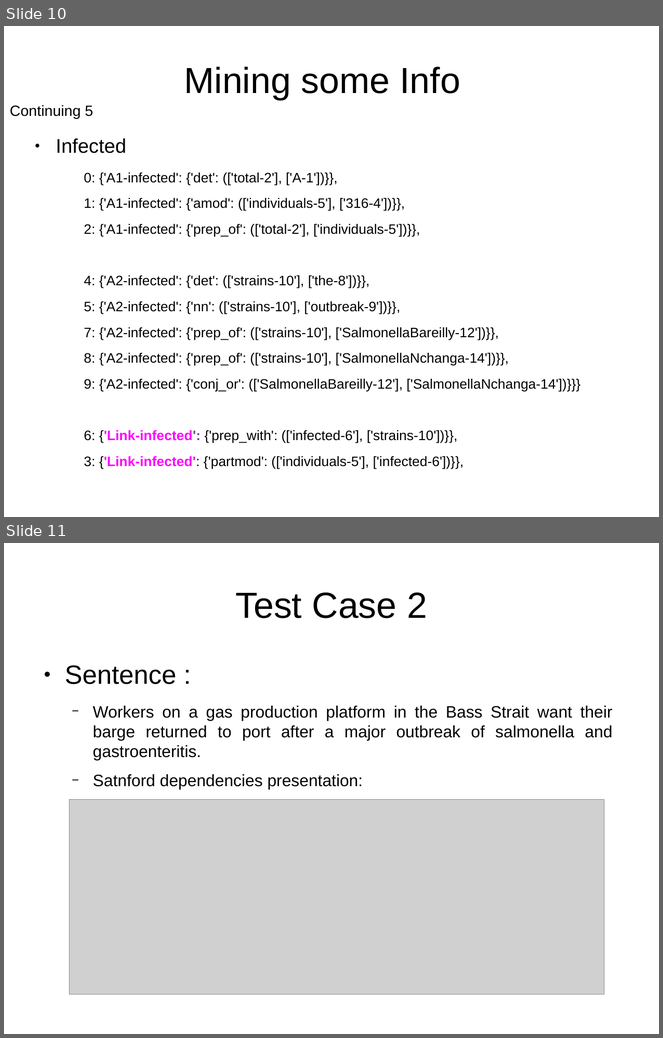
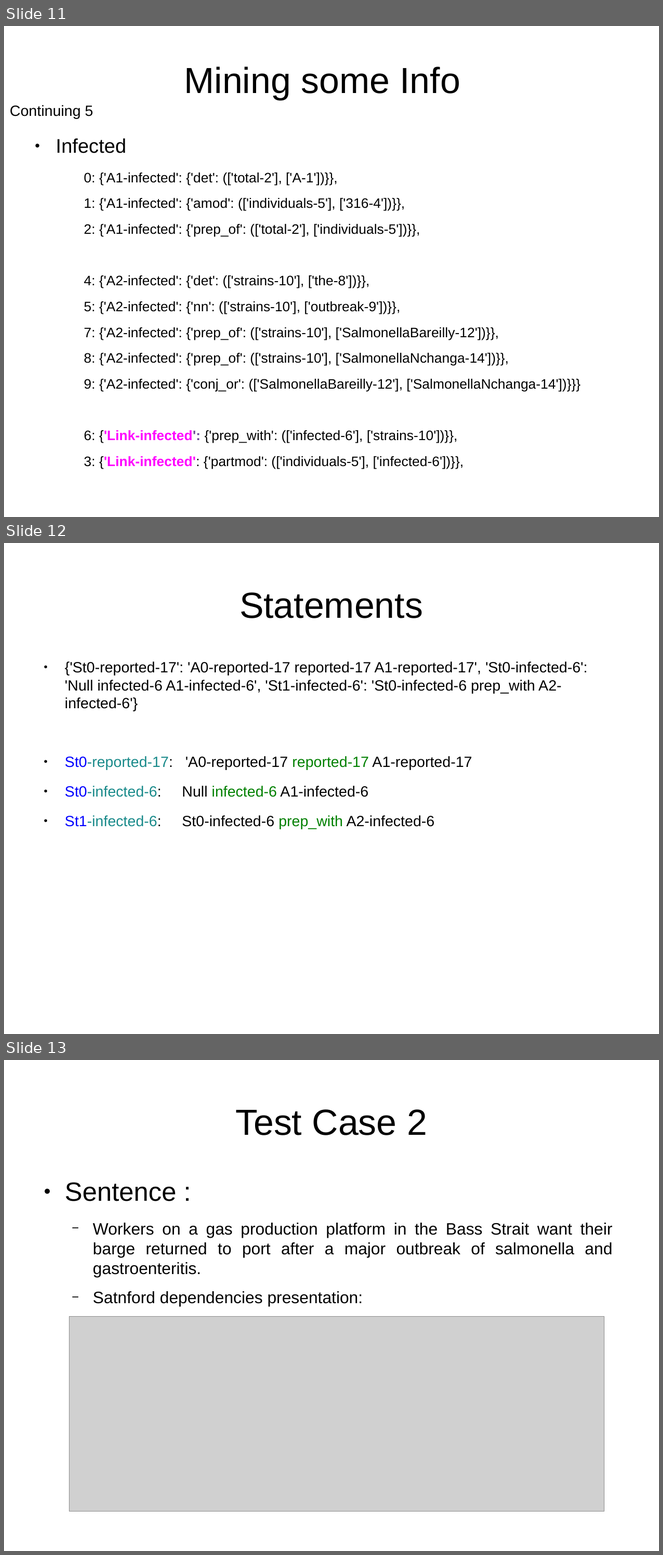
Before and after one commit to adreena/SemanticRoleMiner, a slide deck: testCases/TestCases.odp. Shown one above the other, each under a label of ours: slides 10 and 11 before the commit, slides 11, 12 and 13 after it. The pictures are 663x1038 and 663x1555 pixels, drawn with LibreOffice and Linux fonts; fonts in the diff are those of the drawing; grey boxes stand for pictures. Boxes give left, top, right and bottom in pixels: in the first picture for what was removed or moved away, otherwise in the second. Text is boxed around its words. In the diff, an @@ line names an element or a change of style, - is before the commit and + after.

Commit message:
statement Args completed

```diff
--- a/testCases/TestCases.odp
+++ b/testCases/TestCases.odp
@@ slide 12 added at (x1=4, y1=543, x2=659, y2=1034), background #FFFFFF @@
@@ title added at (x1=240, y1=592, x2=423, y2=618), 44 pt, text #000000 @@
+Statements
@@ text added at (x1=65, y1=662, x2=588, y2=830), 18 pt, text #000000 @@
+● {'St0-reported-17': 'A0-reported-17 reported-17 A1-reported-17', 'St0-infected-6': 'Null infected-6 A1-infected-6', 'St1-infected-6': 'St0-infected-6 prep_with A2-infected-6'}
+● St0-reported-17: 'A0-reported-17 reported-17 A1-reported-17
+● St0-infected-6: Null infected-6 A1-infected-6
+● St1-infected-6: St0-infected-6 prep_with A2-infected-6
@@ what was slide 10 is now slide 11 @@
@@ what was slide 11 is now slide 13 @@
```
Also in this commit, not shown: 1 slide changed, 5 other slides added, 7 other files.
